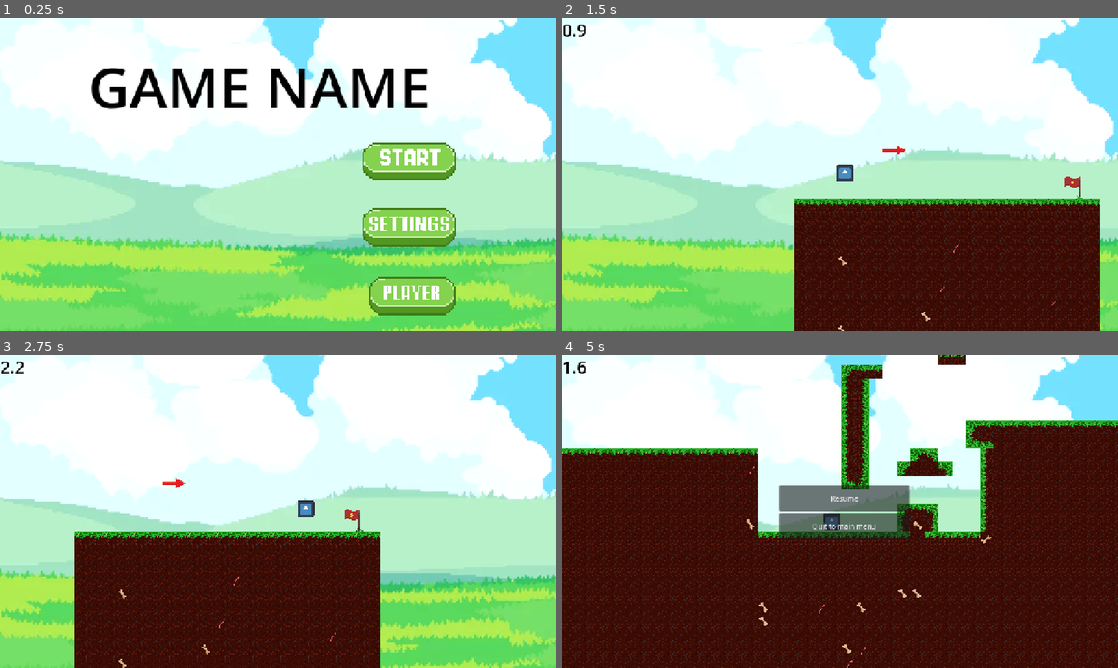
Above: before the commit, frames 1-4 (two rows, left to right).
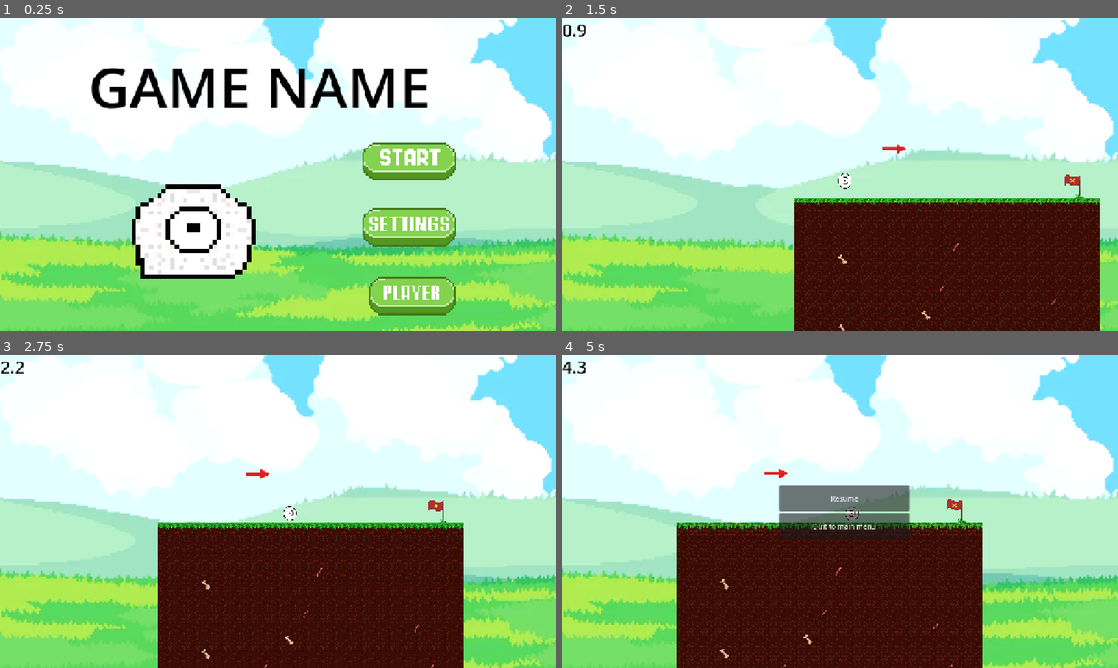
Above: after the commit, the same moments.

Repository: SebastianFiser/hc-haven-bounce-back
Game: Godot game, scene res://scenes/main.tscn
Two runs of this game, one before a commit and one after it. Both use one fixed random seed, a clock stepped at 60 frames per second and the inputs below. The engine's default icon, where the game draws it, is replaced by a stand-in: a white triangle on a blue panel in a dark square.
Inputs (mouse positions are in pixels of both pictures, inside the frame that each line leads up to):
- Up to frame 1 (0.25 s): no input
- Up to frame 2 (1.5 s): click (973, 161) at 0.5 s; hold D (move_right) from 1.28 s (still down); tap W (jump) at 1.35 s
- Up to frame 3 (2.75 s): keep holding D (move_right); tap W (jump) at 1.52, 1.82, 2.1, 2.27, 2.57 s
- Up to frame 4 (5 s): release D (move_right) at 2.78 s; hold A (move_left) 2.78-3.53 s; tap W (jump) at 2.85, 3.6, 3.77, 4.07, 4.35, 4.52, 4.82 s; hold D (move_right) from 3.53 s (still down); tap Escape (pause) at 4.9 s

The runs differ from the first frame. In frame 1, 5.8% of the frame differs, in the area x 23-46%, y 53-84%; in frame 2, 3.4%; in frame 3, 18%; in frame 4, 45%, in the area x 0-100%, y 0-100%.

Commit message:
sprite anim

Diff:
--- a/scenes/main.tscn
+++ b/scenes/main.tscn
@@ -5,6 +5,7 @@
 [ext_resource type="Texture2D" uid="uid://dpkbj4w2jddxx" path="res://assets/button ver 2-2.png" id="3_sugp2"]
 [ext_resource type="Texture2D" uid="uid://dixu6di150sbj" path="res://assets/button ver 2-3.png" id="4_jyhfs"]
 [ext_resource type="PackedScene" uid="uid://b2wev2jqp5vsw" path="res://scenes/background.tscn" id="5_tbgi4"]
+[ext_resource type="Texture2D" uid="uid://db0aclasd35i5" path="res://matejovo slozka/final semen.png" id="6_tefeu"]
 
 [sub_resource type="AtlasTexture" id="AtlasTexture_k6tcs"]
 atlas = ExtResource("2_0wfyh")
@@ -41,6 +42,115 @@
 [sub_resource type="AtlasTexture" id="AtlasTexture_tefeu"]
 atlas = ExtResource("3_sugp2")
 region = Rect2(282, 43, 53, 22)
+
+[sub_resource type="AtlasTexture" id="AtlasTexture_fjrip"]
+atlas = ExtResource("6_tefeu")
+region = Rect2(128, 0, 32, 32)
+
+[sub_resource type="AtlasTexture" id="AtlasTexture_smehm"]
+atlas = ExtResource("6_tefeu")
+region = Rect2(160, 0, 32, 32)
+
+[sub_resource type="AtlasTexture" id="AtlasTexture_ur7pv"]
+atlas = ExtResource("6_tefeu")
+region = Rect2(192, 0, 32, 32)
+
+[sub_resource type="AtlasTexture" id="AtlasTexture_y4r1p"]
+atlas = ExtResource("6_tefeu")
+region = Rect2(224, 0, 32, 32)
+
+[sub_resource type="AtlasTexture" id="AtlasTexture_g2els"]
+atlas = ExtResource("6_tefeu")
+region = Rect2(256, 0, 32, 32)
+
+[sub_resource type="AtlasTexture" id="AtlasTexture_tuyoq"]
+atlas = ExtResource("6_tefeu")
+region = Rect2(288, 0, 32, 32)
+
+[sub_resource type="AtlasTexture" id="AtlasTexture_qhqgy"]
+atlas = ExtResource("6_tefeu")
+region = Rect2(0, 0, 32, 32)
+
+[sub_resource type="AtlasTexture" id="AtlasTexture_dqkch"]
+atlas = ExtResource("6_tefeu")
+region = Rect2(32, 0, 32, 32)
+
+[sub_resource type="AtlasTexture" id="AtlasTexture_qlg0r"]
+atlas = ExtResource("6_tefeu")
+region = Rect2(64, 0, 32, 32)
+
+[sub_resource type="SpriteFrames" id="SpriteFrames_kv50j"]
+resource_local_to_scene = true
+animations = [{
+"frames": [{
+"duration": 1.0,
+"texture": SubResource("AtlasTexture_fjrip")
+}, {
+"duration": 1.0,
+"texture": SubResource("AtlasTexture_smehm")
+}, {
+"duration": 1.0,
+"texture": SubResource("AtlasTexture_ur7pv")
+}, {
+"duration": 1.0,
+"texture": SubResource("AtlasTexture_y4r1p")
+}, {
+"duration": 1.0,
+"texture": SubResource("AtlasTexture_y4r1p")
+}, {
+"duration": 1.0,
+"texture": SubResource("AtlasTexture_ur7pv")
+}, {
+"duration": 1.0,
+"texture": SubResource("AtlasTexture_smehm")
+}, {
+"duration": 1.0,
+"texture": SubResource("AtlasTexture_fjrip")
+}],
+"loop": 0,
+"name": &"big_bounce",
+"speed": 12.0
+}, {
+"frames": [{
+"duration": 1.0,
+"texture": SubResource("AtlasTexture_g2els")
+}, {
+"duration": 1.0,
+"texture": SubResource("AtlasTexture_tuyoq")
+}, {
+"duration": 1.0,
+"texture": SubResource("AtlasTexture_tuyoq")
+}, {
+"duration": 1.0,
+"texture": SubResource("AtlasTexture_g2els")
+}],
+"loop": 0,
+"name": &"hit",
+"speed": 15.0
+}, {
+"frames": [{
+"duration": 1.0,
+"texture": SubResource("AtlasTexture_qhqgy")
+}, {
+"duration": 1.0,
+"texture": SubResource("AtlasTexture_dqkch")
+}, {
+"duration": 1.0,
+"texture": SubResource("AtlasTexture_qlg0r")
+}, {
+"duration": 1.0,
+"texture": SubResource("AtlasTexture_qlg0r")
+}, {
+"duration": 1.0,
+"texture": SubResource("AtlasTexture_dqkch")
+}, {
+"duration": 1.0,
+"texture": SubResource("AtlasTexture_qhqgy")
+}],
+"loop": 1,
+"name": &"small_bounce",
+"speed": 8.0
+}]
 
 [node name="Main" type="Node2D" unique_id=646089278]
 position = Vector2(-7, 59)
@@ -121,6 +231,14 @@
 
 [node name="Background" parent="." unique_id=488666543 instance=ExtResource("5_tbgi4")]
 
+[node name="AnimatedSprite2D" type="AnimatedSprite2D" parent="." unique_id=479660792]
+position = Vector2(448, 383.99997)
+scale = Vector2(9.8, 9.8)
+sprite_frames = SubResource("SpriteFrames_kv50j")
+animation = &"small_bounce"
+autoplay = "small_bounce"
+frame_progress = 0.13729766
+
 [connection signal="pressed" from="Start/start" to="." method="_on_start_pressed"]
 [connection signal="pressed" from="Start/player" to="." method="_on_player_pressed"]
 [connection signal="pressed" from="Start/settings" to="." method="_on_settings_pressed"]
--- a/scenes/player.tscn
+++ b/scenes/player.tscn
@@ -1,16 +1,122 @@
 [gd_scene format=3 uid="uid://y3uaehd0uls5"]
 
-[ext_resource type="Texture2D" uid="uid://c45m2bkgmcel4" path="res://assets/icon.svg" id="1_g2els"]
 [ext_resource type="Script" uid="uid://bshvklxlthnyd" path="res://scripts/physics.gd" id="1_qhqgy"]
+[ext_resource type="Texture2D" uid="uid://db0aclasd35i5" path="res://matejovo slozka/final semen.png" id="2_g2els"]
 
 [sub_resource type="CircleShape2D" id="CircleShape2D_fbbwq"]
 radius = 64.3
 
+[sub_resource type="AtlasTexture" id="AtlasTexture_fjrip"]
+atlas = ExtResource("2_g2els")
+region = Rect2(128, 0, 32, 32)
+
+[sub_resource type="AtlasTexture" id="AtlasTexture_smehm"]
+atlas = ExtResource("2_g2els")
+region = Rect2(160, 0, 32, 32)
+
+[sub_resource type="AtlasTexture" id="AtlasTexture_ur7pv"]
+atlas = ExtResource("2_g2els")
+region = Rect2(192, 0, 32, 32)
+
+[sub_resource type="AtlasTexture" id="AtlasTexture_y4r1p"]
+atlas = ExtResource("2_g2els")
+region = Rect2(224, 0, 32, 32)
+
+[sub_resource type="AtlasTexture" id="AtlasTexture_g2els"]
+atlas = ExtResource("2_g2els")
+region = Rect2(256, 0, 32, 32)
+
+[sub_resource type="AtlasTexture" id="AtlasTexture_tuyoq"]
+atlas = ExtResource("2_g2els")
+region = Rect2(288, 0, 32, 32)
+
+[sub_resource type="AtlasTexture" id="AtlasTexture_qhqgy"]
+atlas = ExtResource("2_g2els")
+region = Rect2(0, 0, 32, 32)
+
+[sub_resource type="AtlasTexture" id="AtlasTexture_dqkch"]
+atlas = ExtResource("2_g2els")
+region = Rect2(32, 0, 32, 32)
+
+[sub_resource type="AtlasTexture" id="AtlasTexture_qlg0r"]
+atlas = ExtResource("2_g2els")
+region = Rect2(64, 0, 32, 32)
+
+[sub_resource type="SpriteFrames" id="SpriteFrames_kv50j"]
+resource_local_to_scene = true
+animations = [{
+"frames": [{
+"duration": 1.0,
+"texture": SubResource("AtlasTexture_fjrip")
+}, {
+"duration": 1.0,
+"texture": SubResource("AtlasTexture_smehm")
+}, {
+"duration": 1.0,
+"texture": SubResource("AtlasTexture_ur7pv")
+}, {
+"duration": 1.0,
+"texture": SubResource("AtlasTexture_y4r1p")
+}, {
+"duration": 1.0,
+"texture": SubResource("AtlasTexture_y4r1p")
+}, {
+"duration": 1.0,
+"texture": SubResource("AtlasTexture_ur7pv")
+}, {
+"duration": 1.0,
+"texture": SubResource("AtlasTexture_smehm")
+}, {
+"duration": 1.0,
+"texture": SubResource("AtlasTexture_fjrip")
+}],
+"loop": 0,
+"name": &"big_bounce",
+"speed": 12.0
+}, {
+"frames": [{
+"duration": 1.0,
+"texture": SubResource("AtlasTexture_g2els")
+}, {
+"duration": 1.0,
+"texture": SubResource("AtlasTexture_tuyoq")
+}, {
+"duration": 1.0,
+"texture": SubResource("AtlasTexture_tuyoq")
+}, {
+"duration": 1.0,
+"texture": SubResource("AtlasTexture_g2els")
+}],
+"loop": 0,
+"name": &"hit",
+"speed": 15.0
+}, {
+"frames": [{
+"duration": 1.0,
+"texture": SubResource("AtlasTexture_qhqgy")
+}, {
+"duration": 1.0,
+"texture": SubResource("AtlasTexture_dqkch")
+}, {
+"duration": 1.0,
+"texture": SubResource("AtlasTexture_qlg0r")
+}, {
+"duration": 1.0,
+"texture": SubResource("AtlasTexture_qlg0r")
+}, {
+"duration": 1.0,
+"texture": SubResource("AtlasTexture_dqkch")
+}, {
+"duration": 1.0,
+"texture": SubResource("AtlasTexture_qhqgy")
+}],
+"loop": 1,
+"name": &"small_bounce",
+"speed": 8.0
+}]
+
 [node name="CharacterBody2D" type="CharacterBody2D" unique_id=249291869 groups=["player"]]
 script = ExtResource("1_qhqgy")
-
-[node name="Sprite2D" type="Sprite2D" parent="." unique_id=1971099277]
-texture = ExtResource("1_g2els")
 
 [node name="CollisionShape2D" type="CollisionShape2D" parent="." unique_id=889098084]
 shape = SubResource("CircleShape2D_fbbwq")
@@ -18,3 +124,10 @@
 [node name="Camera2D" type="Camera2D" parent="." unique_id=20889261]
 zoom = Vector2(0.5, 0.5)
 position_smoothing_enabled = true
+
+[node name="AnimatedSprite2D" type="AnimatedSprite2D" parent="." unique_id=72779720]
+scale = Vector2(4, 4)
+sprite_frames = SubResource("SpriteFrames_kv50j")
+animation = &"small_bounce"
+autoplay = "small_bounce"
+frame_progress = 0.79970556
--- a/scripts/physics.gd
+++ b/scripts/physics.gd
@@ -1,36 +1,61 @@
 extends CharacterBody2D
 
+@export var speed: float = 300.0
+@export var acceleration: float = 1500.0
+@export var friction: float = 300.0
+@export var gravity: float = 900.0
+@export var jump_velocity: float = -400.0
+@export var jump_cut: float = 0.5
+@export var bounciness: float = 0.7
+@export var min_bounce_speed: float = 100.0
+@export_range(-180.0, 180.0) var hit_angle_offset: float = 180.0
+@export var hit_hold_time: float = 0.1
 
-@export var speed: float = 700.0
-@export var gravity: float = 1000.0
-@export var veloc_jump: float = -700
-@export var acceleration: float = 1700.0
-@export var friction: float = 600.0
-@export var bounciness: float = 0.8
-@export var jump_cut: float = 0.5
-@export var min_bounce_speed = 450
+@onready var sprite: AnimatedSprite2D = $AnimatedSprite2D
+
+var is_hitting: bool = false
+var hit_finished: bool = false
+var hit_hold_left: float = 0.0
+var rotation_tween: Tween
+
+
+func _ready() -> void:
+	sprite.play("small_bounce")
+	sprite.animation_finished.connect(_on_animation_finished)
+
 
 func _physics_process(delta: float) -> void:
-	var velocity_before = velocity
-	var jumped =  Input.is_action_just_pressed("jump")
-	var jump_off = Input.is_action_just_released("jump")
-	var smer = Input.get_axis("move_left", "move_right")
+	# odpočet držení hit pózy
+	if is_hitting and hit_finished:
+		hit_hold_left -= delta
+		if hit_hold_left <= 0.0:
+			_end_hit()
 
+	# gravitace
+	if not is_on_floor():
+		velocity.y += gravity * delta
+
+	# skok
+	var can_jump: bool = is_on_floor() and velocity.y >= 0.0
+	if Input.is_action_just_pressed("jump") and can_jump:
+		velocity.y = jump_velocity
+
+	# useknutí skoku při puštění klávesy
+	if Input.is_action_just_released("jump") and velocity.y < 0:
+		velocity.y *= jump_cut
+
+	# vodorovný pohyb s třením
+	var smer: float = Input.get_axis("move_left", "move_right")
 	if smer != 0:
-		velocity.x = move_toward(velocity.x,smer * speed, delta * acceleration)
+		velocity.x = move_toward(velocity.x, smer * speed, acceleration * delta)
 	else:
-		velocity.x = move_toward(velocity.x, 0, delta * friction)
+		velocity.x = move_toward(velocity.x, 0, friction * delta)
 
-
-	if !is_on_floor():
-		velocity.y += delta * gravity
-	var can_jump: bool = is_on_floor() and velocity.y >= 0.0
-	if jumped and can_jump :
-		velocity.y = veloc_jump
-	if jump_off and !is_on_floor() and can_jump and velocity.y < 0 and velocity.y < velocity.y * jump_cut:
-		velocity.y = veloc_jump * jump_cut
+	# pohyb + odraz
+	var velocity_before: Vector2 = velocity
 	move_and_slide()
 
+	var hit_normal := Vector2.ZERO
 	for i in get_slide_collision_count():
 		var normal: Vector2 = get_slide_collision(i).get_normal()
 		var impact: float = -velocity_before.dot(normal)
@@ -38,3 +63,57 @@
 			var odraz: Vector2 = velocity_before.bounce(normal)
 			odraz.y *= bounciness
 			velocity = odraz
+			hit_normal += normal
+
+	# hit jen když výsledná normála není rovná podlaha (zeď, roh, strop)
+	if hit_normal != Vector2.ZERO and hit_normal.normalized().y > -0.9:
+		_play_hit(hit_normal.normalized())
+
+	_update_animation()
+
+
+func _play_hit(normal: Vector2) -> void:
+	if is_hitting:
+		return   # během hitu (včetně držení) se nový nespouští
+
+	if rotation_tween:
+		rotation_tween.kill()   # zruš případné vracení rotace
+
+	is_hitting = true
+	hit_finished = false
+	sprite.speed_scale = 1.0
+	sprite.rotation = wrapf(normal.angle() + PI / 2.0 + deg_to_rad(hit_angle_offset), -PI, PI)
+	sprite.play("hit")
+
+
+func _on_animation_finished() -> void:
+	if sprite.animation == "hit":
+		hit_finished = true
+		hit_hold_left = hit_hold_time   # zůstane na posledním snímku
+
+
+func _end_hit() -> void:
+	is_hitting = false
+	hit_finished = false
+	rotation_tween = create_tween()
+	rotation_tween.tween_property(sprite, "rotation", 0.0, 0.15)
+
+
+func _update_animation() -> void:
+	if is_hitting:
+		return
+
+	if not is_on_floor():
+		sprite.speed_scale = 1.0
+		if sprite.animation != "big_bounce":
+			sprite.animation = "big_bounce"
+		sprite.pause()
+		# snímek podle rychlosti: začátek skoku = snímek 1, vrchol = snímek 4
+		var last_frame: int = sprite.sprite_frames.get_frame_count("big_bounce") - 1
+		var progress: float = clampf(1.0 - velocity.y / jump_velocity, 0.0, 1.0)
+		sprite.frame = roundi(progress * last_frame)
+		return
+
+	if sprite.animation != "small_bounce":
+		sprite.play("small_bounce")
+	sprite.speed_scale = 1.8 if absf(velocity.x) > 10.0 else 1.0
